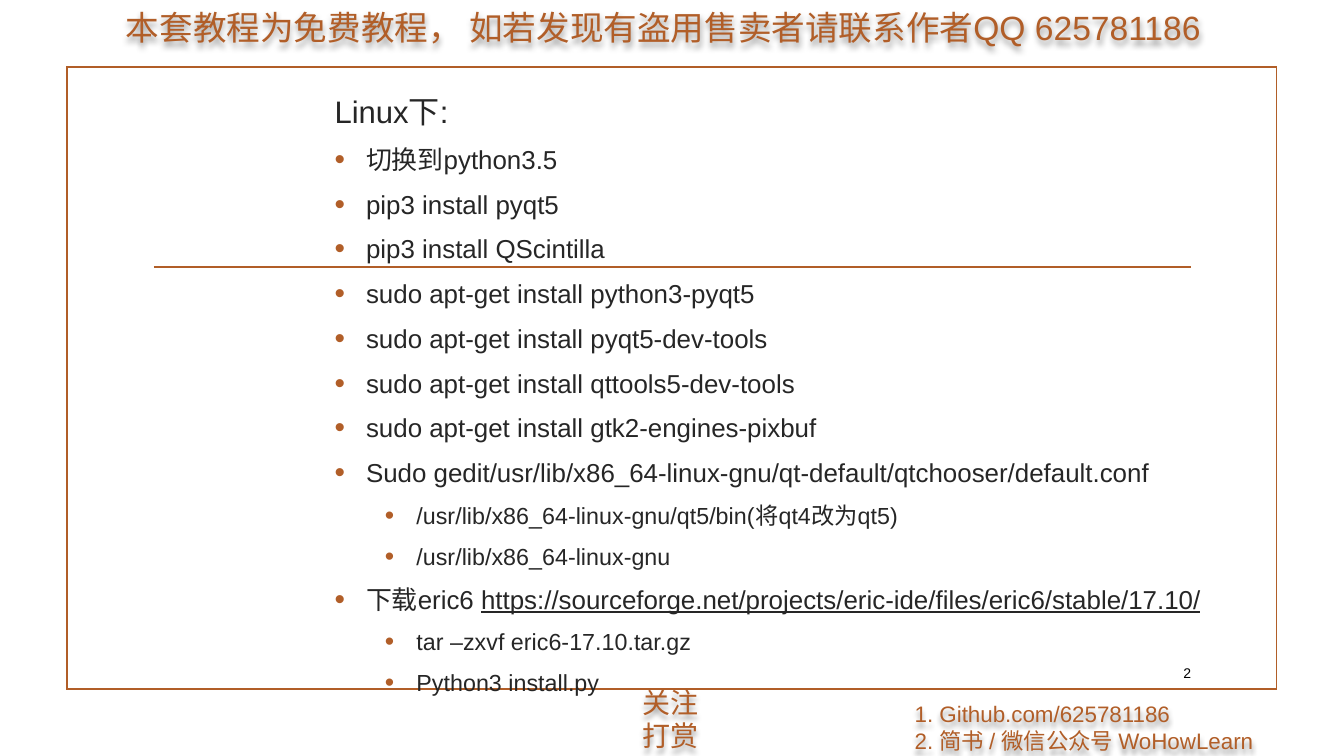
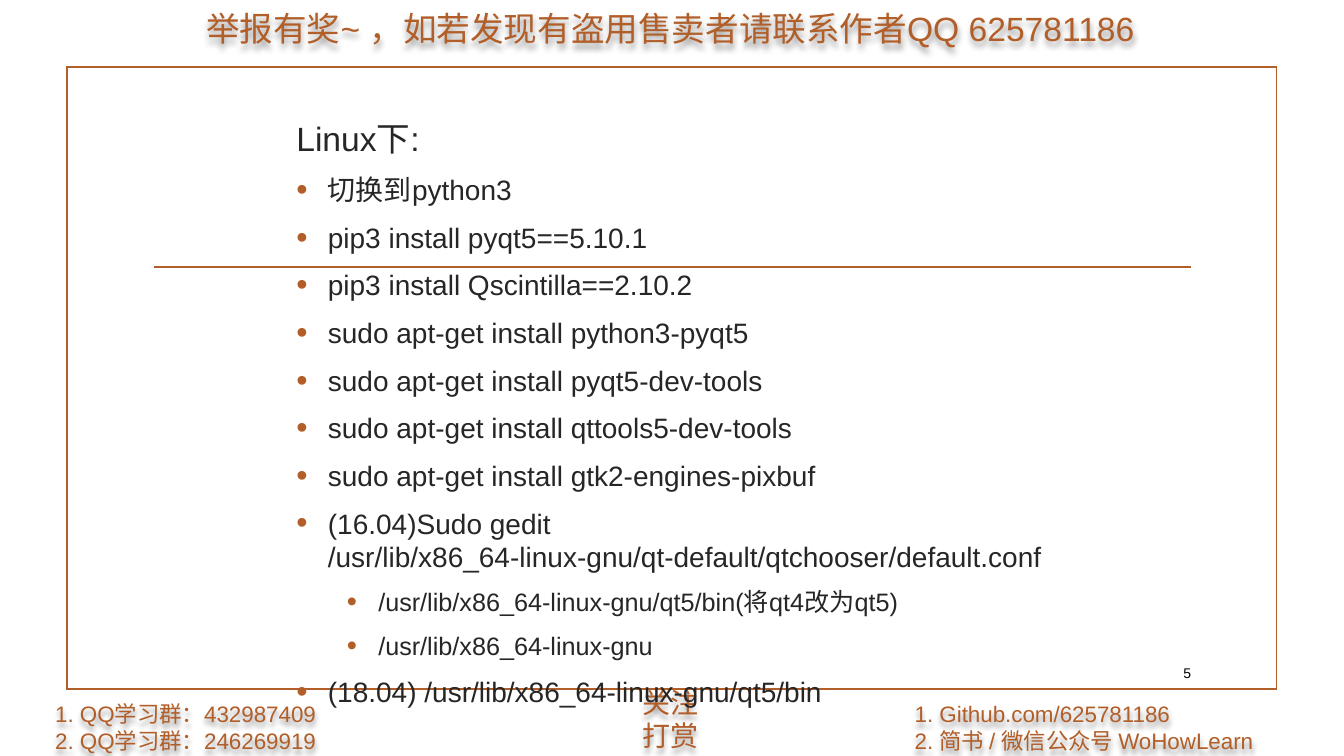
Before and after one commit to 625781186/WoHowLearn_PyQt5, a slide deck: slide 5 of 1.准备/1.准备.pptx (slide 2 before the commit). Drawn at 1344x756 pixels with LibreOffice and Linux fonts; fonts in the diff are those of the drawing; background and template pictures are left out. Boxes give left, top, right and bottom in pixels: in the first picture for what was removed or moved away, otherwise in the second. Text is boxed around its words. In the diff, an @@ line names an element or a change of style, - is before the commit and + after.

```diff
--- a/1.准备/1.准备.pptx
+++ b/1.准备/1.准备.pptx
@@ text at box(206, 13, 1135, 48): text changed @@
-本套教程为免费教程， 如若发现有盗用售卖者请联系作者QQ 625781186
+举报有奖~ ，如若发现有盗用售卖者请联系作者QQ 625781186
@@ text "Linux下:": place and size @@
-text "Linux下:" at box(335, 99, 1200, 696)
+text "Linux下:" at box(296, 125, 1041, 707)
@@ text at box(296, 125, 898, 661): size 22.2 to 24 pt in "Linux下:"; size 18.5 to 20 pt in "sudo apt-get install python3-pyqt5", "sudo apt-get install pyqt5-dev-tools", "sudo apt-get install qttools5-dev-tools", "sudo apt-get install gtk2-engines-pixbuf"; size 16.6 to 18 pt in "/usr/lib/x86_64-linux-gnu/qt5/bin(将qt4改为qt5)", "/usr/lib/x86_64-linux-gnu" @@
@@ text at box(328, 176, 692, 301): text changed; size 18.5 to 20 pt @@
-  • 切换到python3.5
-  • pip3 install pyqt5
-  • pip3 install QScintilla
+  • 切换到python3
+  • pip3 install pyqt5==5.10.1
+  • pip3 install Qscintilla==2.10.2
@@ text at box(328, 513, 1041, 572): text changed; size 18.5 to 20 pt @@
-  • Sudo gedit/usr/lib/x86_64-linux-gnu/qt-default/qtchooser/default.conf
+  • (16.04)Sudo gedit /usr/lib/x86_64-linux-gnu/qt-default/qtchooser/default.conf
@@ text at box(328, 681, 821, 707): text changed; size 18.5 to 20 pt @@
-  • 下载eric6 https://sourceforge.net/projects/eric-ide/files/eric6/stable/17.10/
-    • tar –zxvf eric6-17.10.tar.gz
-    • Python3 install.py
+  • (18.04) /usr/lib/x86_64-linux-gnu/qt5/bin
@@ page number at box(1183, 668, 1191, 678): text changed @@
-2
+5
@@ text added at box(55, 704, 316, 754), 16 pt, text #B15E28 @@
+1. QQ学习群：432987409
+2. QQ学习群：246269919
```
Also in this commit, not shown: 4 other slides changed, 2 slides added, 4 slides removed.
